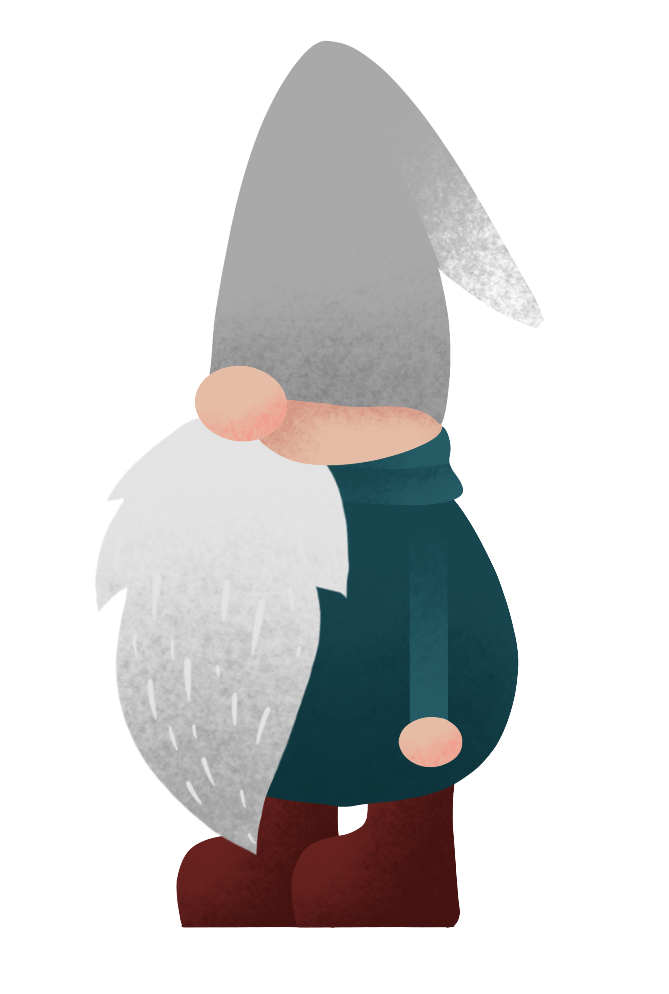
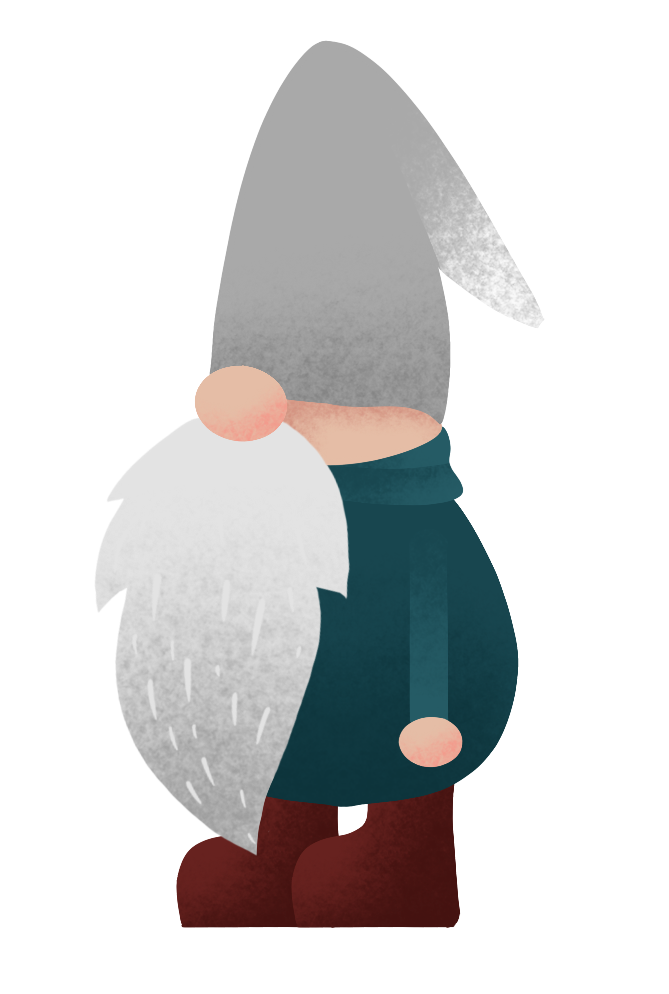
Layers edited between the first and the second 669 × 994 image:
painted on "Head" over [94, 365, 350, 856]
